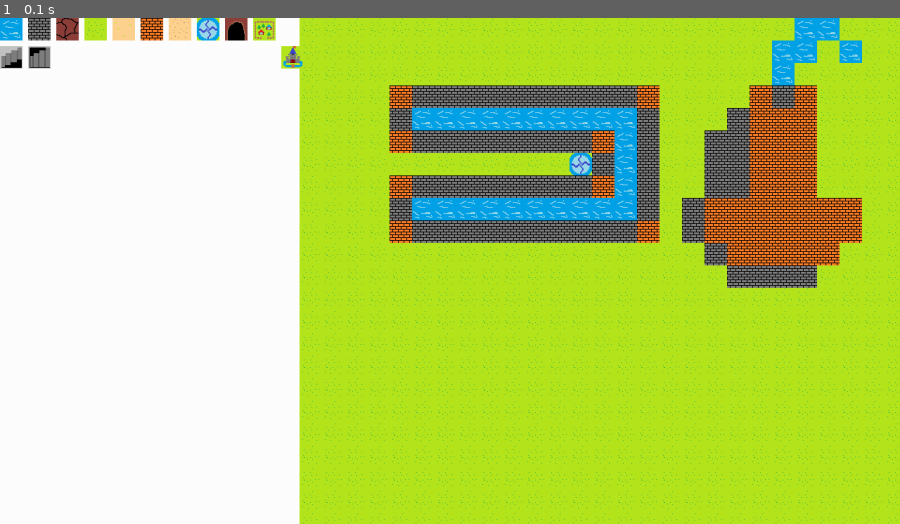
Above: before the commit, frame 1.
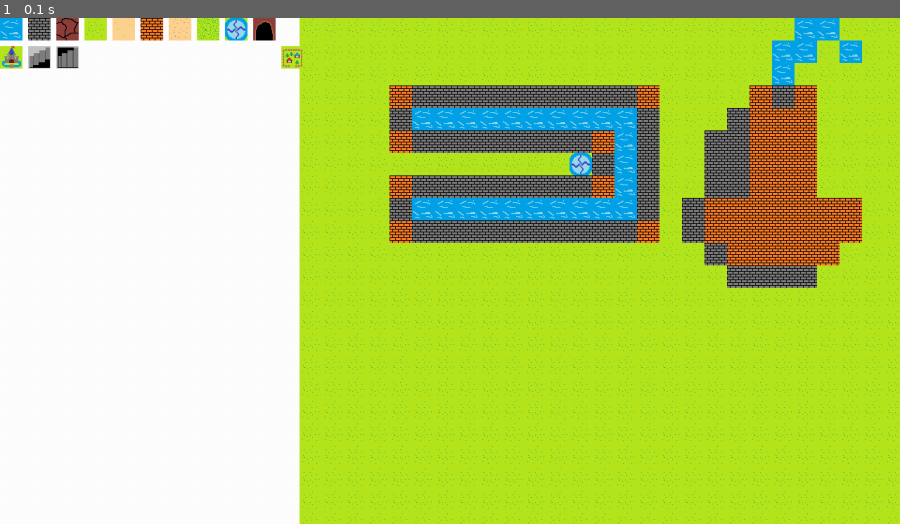
Above: after the commit, the same moment.

Repository: YahiroRyo/iot_game
Game: pygame game, started from map_editor/main.py
Same seed, same stepped clock (60 frames per second), same inputs: the game is played once before the commit and once after it.
Inputs:
- Up to frame 1 (0.1 s): no input

The runs differ from the first frame. In frame 1, 0.7% of the frame differs, in the area x 0-34%, y 0-11%.

Commit message:
マップタイル追加

Diff:
--- a/blockID.txt
+++ b/blockID.txt
@@ -6,6 +6,7 @@
 土の道:offroad.png:5
 レンガの道:blockroad.png:6
 砂:sand.png:7
+濃い草原:deep_grass.png:8
 
 ワープ(遷移):warp.png:100
 洞窟(遷移):cave.png:101
--- a/map_editor/block_data.py
+++ b/map_editor/block_data.py
@@ -8,6 +8,7 @@
     Block("土道", "offroad", 5),
     Block("レンガ", "blockroad", 6),
     Block("砂", "sand", 7),
+    Block("濃い草", "deep_grass", 8),
     Block("ワープ", "warp", 100),
     Block("洞窟", "cave", 101),
     Block("村", "village", 102),
--- a/mapimgdata.py
+++ b/mapimgdata.py
@@ -21,6 +21,7 @@
     Map.imgs[5] = load_img("imgs/offroad.png")
     Map.imgs[6] = load_img("imgs/blockroad.png")
     Map.imgs[7] = load_img("imgs/sand.png")
+    Map.imgs[8] = load_img("imgs/deep_grass.png")
     Map.imgs[100] = load_img("imgs/warp.png")
     Map.imgs[101] = load_img("imgs/cave.png")
     Map.imgs[102] = load_img("imgs/village.png")
Binary file added: imgs/deep_grass.png
